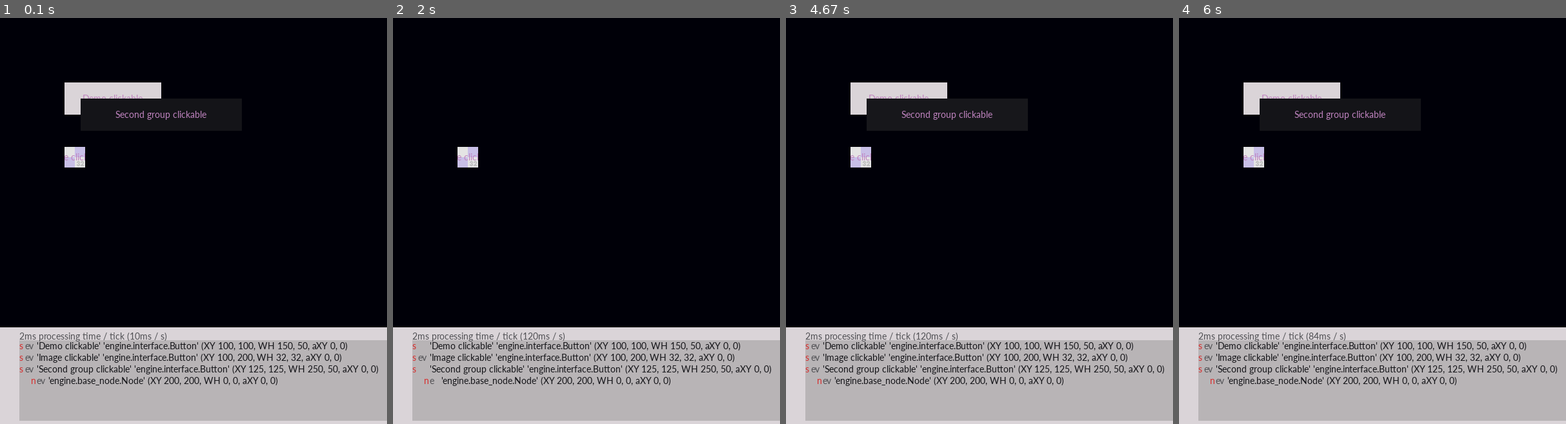
Above: before the commit, frames 1-4 (left to right).
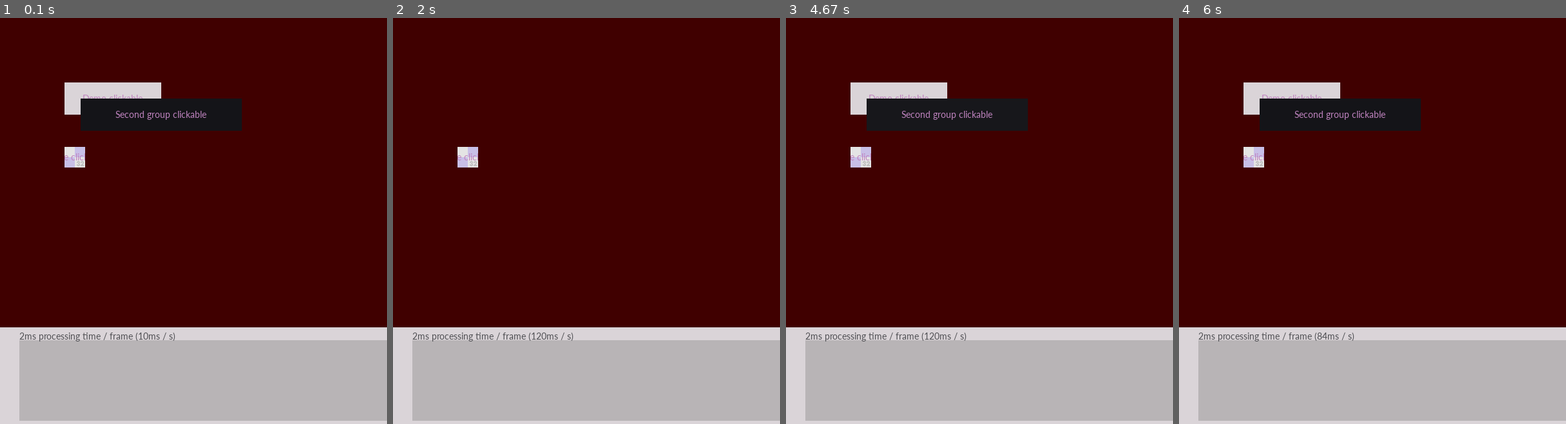
Above: after the commit, the same moments.

Repository: ageneric/pygame-engine-indev
Game: pygame game, started from main.py
The game is run twice, just before and just after one commit, with the same random seed, the same clock (stepped at 60 frames per second) and the same inputs.
Inputs (mouse positions are in pixels of both pictures, inside the frame that each line leads up to):
- Up to frame 1 (0.1 s): no input
- Up to frame 2 (2 s): hold Tab 0.33-0.8 s; hold Shift 0.83-1.3 s; press the mouse at (466, 156) at 1.37 s; move the mouse to (563, 192) at 1.47 s; release the mouse at (663, 225) at 1.6 s; click (466, 156) at 1.72 s
- Up to frame 3 (4.67 s): tap Shift at 2, 2.4, 2.7, 2.9, 3.23, 3.53 s; click (925, 135) at 3.72 s; press the mouse at (948, 115) at 4.6 s
- Up to frame 4 (6 s): move the mouse to (1295, 111) at 4.7 s; release the mouse at (1252, 107) at 4.83 s; press the mouse at (1252, 156) at 4.93 s; move the mouse to (1380, 115) at 5.03 s; release the mouse at (1507, 70) at 5.17 s; tap Shift at 5.3 s

The runs differ from the first frame. In frame 1, 74% of the frame differs, in the area x 0-100%, y 0-91%; in frame 2, 78%; in frame 3, 74%; in frame 4, 74%.

Commit message:
Remove calls to draw for diasbled sprites Sprites now only receive draw calls if enabled. Corrected the group assigned to a button in the demo scene.

Diff:
--- a/engine/base_node.py
+++ b/engine/base_node.py
@@ -86,7 +86,8 @@
 
     def draw(self, surface):
         for child in self.nodes:
-            child.draw(surface)
+            if child.enabled:
+                child.draw(surface)
 
     def add_child(self, child):
         self.nodes.append(child)
--- a/engine/base_scene.py
+++ b/engine/base_scene.py
@@ -21,7 +21,8 @@
     def draw(self):
         # TODO: screen fill default?
         for child in self.nodes:
-            child.draw(self.screen)
+            if child.enabled:
+                child.draw(self.screen)
 
         for group in self.groups:
             group.draw(self.screen)
--- a/main.py
+++ b/main.py
@@ -48,15 +48,16 @@
         else:
             events = pg.event.get()
             for event in events:
-                # Left shift: reload the scenes module and instantiate the scenes again
-                if event.type == pg.KEYDOWN and event.key == pg.K_LSHIFT:
-                    # noinspection PyTypeChecker
-                    reload(scenes)
-                    scene, scene_detail = initialise_scenes(surf, surf_detail, FIRST_SCENE_NAME, DETAIL_SCENE_NAME)
-                # Tab: toggle the tree tab refresh (temporary)
-                if event.type == pg.KEYDOWN and event.key == pg.K_TAB:
-                    pg.draw.rect(scene_detail.tree_tab.image, (0, 0, 0), (0, 8, 8, 8))
-                    scene_detail.tree_tab.visible = int(not scene_detail.tree_tab.visible)
+                if event.type == pg.KEYDOWN:
+                    # Left shift: reload the scenes module and instantiate the scenes again
+                    if event.key == pg.K_LSHIFT:
+                        # noinspection PyTypeChecker
+                        reload(scenes)
+                        scene, scene_detail = initialise_scenes(surf, surf_detail, FIRST_SCENE_NAME, DETAIL_SCENE_NAME)
+                    elif event.key == pg.K_TAB:
+                        # Tab: toggle the tree tab refresh (temporary)
+                        pg.draw.rect(scene_detail.tree_tab.image, (0, 0, 0), (0, 8, 8, 8))
+                        scene_detail.tree_tab.enabled = not scene_detail.tree_tab.enabled
             scene.handle_events(events)
 
         # Update scene and display --
--- a/scenes.py
+++ b/scenes.py
@@ -23,7 +23,7 @@
     def __init__(self, screen, clock):
         super().__init__(screen, clock)
         self.background = pygame.Surface(self.display_size)
-        self.background.fill((0, 0, 8))
+        self.background.fill((64, 0, 0))
         self.group = pygame.sprite.LayeredDirty()
 
         def callback():
@@ -42,20 +42,15 @@
         self.group2 = pygame.sprite.LayeredDirty()
 
         self.test_button = interface.Button(NodeLocalProperties(self, 125, 125, 250, 50),
-                                            'Second group clickable', callback, self.group,
+                                            'Second group clickable', callback, self.group2,
                                             background=C_DARK)
         self.event_handlers.append(self.test_button)
 
         self.test_node = Node(NodeLocalProperties(self.test_button, 200, 200))
 
         self.groups.append(self.group2)
-
-    def draw(self):
         for group in self.groups:
             group.clear(self.screen, self.background)
-        # self.screen.fill((0, 0, 8))
-
-        super().draw()
 
     def toggle_button(self):
         self.button.enabled = not self.button.enabled
@@ -73,7 +68,7 @@
         super().__init__(screen, clock)
         self.group = pygame.sprite.Group()
 
-        self.tree_tab = TreeTab(NodeLocalProperties(self, 30, 20, self.display_size_x - 30, 125),
+        self.tree_tab = TreeTab(NodeLocalProperties(self, 30, 20, self.display_size_x - 30, 125, enabled=False),
                                 self.group, None)
 
         self.groups.append(self.group)
@@ -91,6 +86,6 @@
         if len(self.recent_frames_ms) > FPS:
             self.recent_frames_ms.pop(0)
 
-        message = f'{rawtime}ms processing time / tick ({sum(self.recent_frames_ms)}ms / s)'
+        message = f'{rawtime}ms processing time / frame ({sum(self.recent_frames_ms)}ms / s)'
         text.draw(self.screen, message, (30, 5),
                   color=C_DARK_ISH, justify=(False, False))
